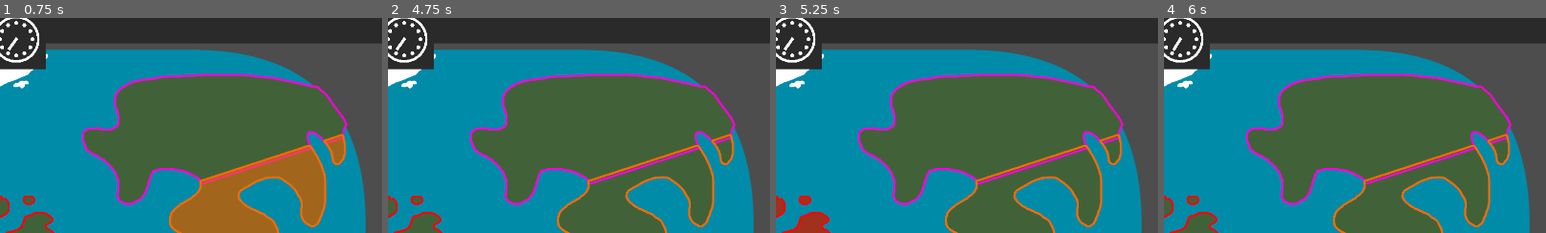
Above: before the commit, frames 1-4 (left to right).
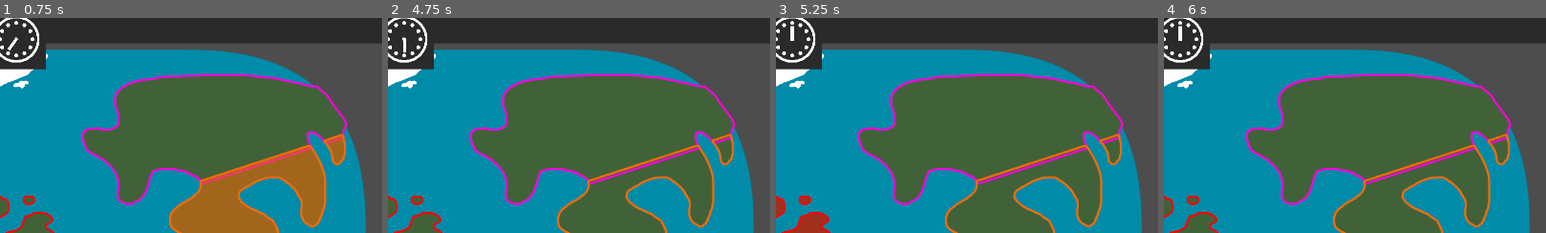
Above: after the commit, the same moments.

Repository: Stev51/gmtk-jam-2026
Game: Godot game, scene res://scenes/main.tscn
Same seed, same stepped clock (60 frames per second), same inputs: the game is played once before the commit and once after it.
Inputs (mouse positions are % of the whole screen's width and height, from its top left):
- Up to frame 1 (0.75 s): tap Enter at 0.5 s; move the mouse to (72, 45) at 0.52 s; hold 1 (x1_speed, bound only after the commit) from 0.53 s (still down); click (72, 45) at 0.67 s
- Up to frame 2 (4.75 s): tap 2 (x2_speed, bound only after the commit) at 0.8, 1.35, 2.3, 2.85, 3.8, 4.35 s; tap Space (pause, bound only after the commit) at 1.25, 2.75, 4.15, 4.25 s; move the mouse to (30, 55) at 1.27 s; release 1 (x1_speed, bound only after the commit) at 1.28 s; click (30, 55) at 1.42 s; tap 1 (x1_speed, bound only after the commit) at 1.55, 3.05, 4.55 s; tap Enter at 2, 3.5 s; move the mouse to (60, 28) at 2.02 s; hold 1 (x1_speed, bound only after the commit) 2.03-2.78 s; click (60, 28) at 2.17 s; move the mouse to (45, 70) at 2.77 s; click (45, 70) at 2.92 s; move the mouse to (80, 65) at 3.52 s; hold 1 (x1_speed, bound only after the commit) 3.53-4.28 s; click (80, 65) at 3.67 s; move the mouse to (20, 35) at 4.27 s; click (20, 35) at 4.42 s
- Up to frame 3 (5.25 s): move the mouse to (55, 50) at 5.02 s; hold 1 (x1_speed, bound only after the commit) from 5.03 s (still down); click (55, 50) at 5.17 s
- Up to frame 4 (6 s): tap 2 (x2_speed, bound only after the commit) at 5.3, 5.85 s; move the mouse to (35, 25) at 5.77 s; release 1 (x1_speed, bound only after the commit) at 5.78 s; click (35, 25) at 5.92 s
The pictures show only the part of the screen within x 48-98%, y 2-52%; the shares and areas given below are measured in that part.

Frame 1 is identical in both runs. In frame 2, less than 0.1% of the frame differs, in the area x 2-5%, y 8-16%; in frame 3, 0.1%; in frame 4, 0.1%, in the area x 2-5%, y 3-16%.

Commit message:
Time control keybinds

Diff:
--- a/project.godot
+++ b/project.godot
@@ -27,6 +27,24 @@
 window/size/viewport_height=1080
 window/stretch/mode="viewport"
 
+[input]
+
+pause={
+"deadzone": 0.2,
+"events": [Object(InputEventKey,"resource_local_to_scene":false,"resource_name":"","device":-1,"window_id":0,"alt_pressed":false,"shift_pressed":false,"ctrl_pressed":false,"meta_pressed":false,"pressed":false,"keycode":32,"physical_keycode":0,"key_label":0,"unicode":32,"location":0,"echo":false,"script":null)
+]
+}
+x1_speed={
+"deadzone": 0.2,
+"events": [Object(InputEventKey,"resource_local_to_scene":false,"resource_name":"","device":-1,"window_id":0,"alt_pressed":false,"shift_pressed":false,"ctrl_pressed":false,"meta_pressed":false,"pressed":false,"keycode":49,"physical_keycode":0,"key_label":0,"unicode":49,"location":0,"echo":false,"script":null)
+]
+}
+x2_speed={
+"deadzone": 0.2,
+"events": [Object(InputEventKey,"resource_local_to_scene":false,"resource_name":"","device":-1,"window_id":0,"alt_pressed":false,"shift_pressed":false,"ctrl_pressed":false,"meta_pressed":false,"pressed":false,"keycode":50,"physical_keycode":0,"key_label":0,"unicode":50,"location":0,"echo":false,"script":null)
+]
+}
+
 [physics]
 
 3d/physics_engine="Jolt Physics"
--- a/scripts/main.gd
+++ b/scripts/main.gd
@@ -1 +1,9 @@
 extends Node2D
+
+func _input(event):
+	if event.is_action_pressed("pause"):
+		Globals.game_speed = Globals.GameSpeed.PAUSED
+	elif event.is_action_pressed("x1_speed"):
+		Globals.game_speed = Globals.GameSpeed.NORMAL
+	elif event.is_action_pressed("x2_speed"):
+		Globals.game_speed = Globals.GameSpeed.FAST
